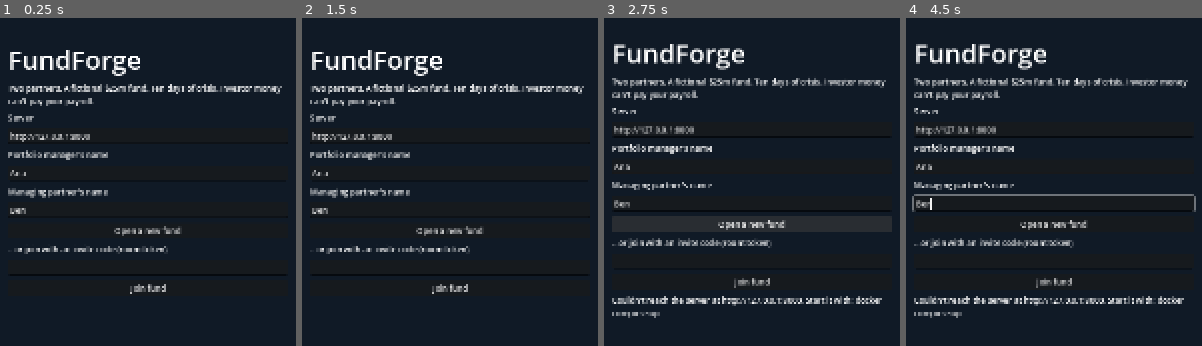
Above: before the commit, frames 1-4 (left to right).
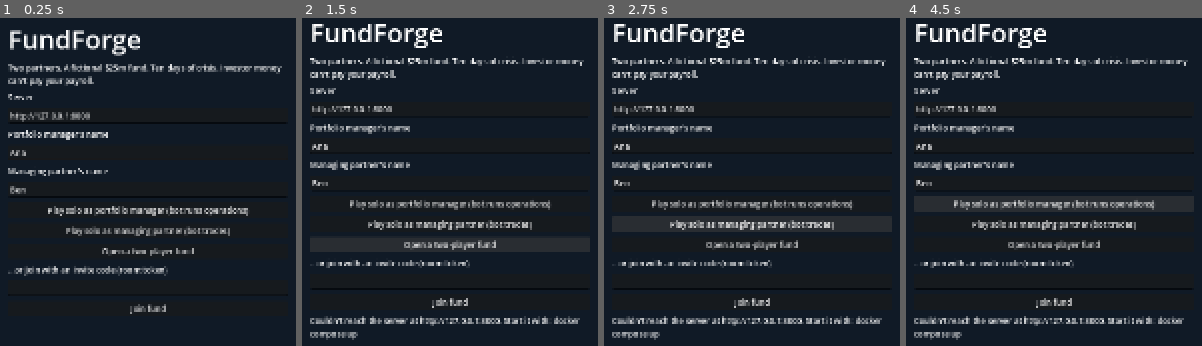
Above: after the commit, the same moments.

Repository: krishbansalofficial/fundforge
Game: Godot game, scene res://scenes/main.tscn
Two runs of this game, one before a commit and one after it. Both use one fixed random seed, a clock stepped at 60 frames per second and the inputs below.
Inputs (mouse positions are in pixels of both pictures, inside the frame that each line leads up to):
- Up to frame 1 (0.25 s): no input
- Up to frame 2 (1.5 s): click (450, 250) at 0.5 s, where only the run after the commit has a clickable "Open a two-player fund"; click (450, 244) at 1.25 s, where only the run after the commit has a clickable "Open a two-player fund"
- Up to frame 3 (2.75 s): click (752, 231) at 2 s, where only the run before the commit has a clickable "Open a new fund"
- Up to frame 4 (4.5 s): click (1054, 224) at 2.75 s, where only the run before the commit has a clickable "Open a new fund"; click (1054, 224) at 3.5 s, where only the run before the commit has a clickable "Open a new fund"; click (1054, 204) at 4.25 s, where only the run after the commit has a clickable "Play solo as portfolio manage…"

The runs differ from the first frame. In frame 1, 13% of the frame differs, in the area x 2-96%, y 3-91%; in frame 2, 17%, in the area x 2-98%, y 1-99%; in frame 3, 15%; in frame 4, 17%.

Commit message:
feat(game): solo play from the menu with the bot partner's messages in the desk feed

Diff:
--- a/game/scripts/api.gd
+++ b/game/scripts/api.gd
@@ -60,10 +60,12 @@
 			"status": status, "data": data, "network_error": res[0] != HTTPRequest.RESULT_SUCCESS}
 
 
-func create_room(url: String, pm_name: String, mp_name: String) -> Dictionary:
+func create_room(url: String, pm_name: String, mp_name: String, solo_role := "") -> Dictionary:
 	base_url = url.trim_suffix("/")
-	return await request(HTTPClient.METHOD_POST, "/api/rooms",
-			{"scenario": "case1", "pm_name": pm_name, "mp_name": mp_name})
+	var body := {"scenario": "case1", "pm_name": pm_name, "mp_name": mp_name}
+	if solo_role != "":
+		body["solo_role"] = solo_role
+	return await request(HTTPClient.METHOD_POST, "/api/rooms", body)
 
 
 ## Send one game command. A network failure is retried once with the SAME key, so the server
--- a/game/scripts/hud.gd
+++ b/game/scripts/hud.gd
@@ -194,12 +194,17 @@
 	var ratio := WorldRules.headroom_ratio(f)
 	_headroom.value = minf(ratio, 1.6)
 	_headroom.modulate = Color("#e05a4a") if ratio < 1.0 else (Color("#e0a14a") if ratio < 1.05 else Color("#6cbf8f"))
+	var items: Array = []
+	for n in v.get("notices", []):
+		var col: String = {"alert": "#ff7a6a", "market": "#f0c27a", "research": "#8fd6a8"}.get(n.get("kind", ""), "#dfe7ef")
+		items.append([n.get("day", 0), "[color=%s]%s[/color]" % [col, n.get("text", "")]])
+	var names: Dictionary = v.get("names", {})
+	for m in v.get("chat", []):
+		items.append([m.get("day", 0), "[color=#9fd0ff][b]%s:[/b] %s[/color]" % [names.get(m.get("role", ""), m.get("role", "")), m.get("text", "")]])
+	items.sort_custom(func(a, b): return a[0] < b[0])
 	var lines := ""
-	var notices: Array = v.get("notices", [])
-	for i in range(maxi(0, notices.size() - 8), notices.size()):
-		var n: Dictionary = notices[i]
-		var col: String = {"alert": "#ff7a6a", "market": "#f0c27a", "research": "#8fd6a8"}.get(n.get("kind", ""), "#dfe7ef")
-		lines += "[color=#8aa0b8]Day %d[/color]  [color=%s]%s[/color]\n" % [n.get("day", 0), col, n.get("text", "")]
+	for i in range(maxi(0, items.size() - 9), items.size()):
+		lines += "[color=#8aa0b8]Day %d[/color]  %s\n" % [items[i][0], items[i][1]]
 	_feed.text = lines
 	if _panel.visible:
 		_render_panel(_open_location)
--- a/game/scripts/main.gd
+++ b/game/scripts/main.gd
@@ -62,14 +62,30 @@
 	var mp := _field(v, "Managing partner's name", "Ben")
 	var status := Label.new()
 	status.autowrap_mode = TextServer.AUTOWRAP_WORD_SMART
+	var solo_pm := Button.new()
+	solo_pm.text = "Play solo as portfolio manager (bot runs operations)"
+	v.add_child(solo_pm)
+	var solo_mp := Button.new()
+	solo_mp.text = "Play solo as managing partner (bot trades)"
+	v.add_child(solo_mp)
 	var open := Button.new()
-	open.text = "Open a new fund"
+	open.text = "Open a two-player fund"
 	v.add_child(open)
 	var code := _field(v, "...or join with an invite code (room:token)", "")
 	var join := Button.new()
 	join.text = "Join fund"
 	v.add_child(join)
 	v.add_child(status)
+	for spec in [[solo_pm, "pm"], [solo_mp, "mp"]]:
+		var role: String = spec[1]
+		(spec[0] as Button).pressed.connect(func():
+			status.text = "Opening..."
+			var res: Dictionary = await Api.create_room(server.text, pm.text, mp.text, role)
+			if not res["ok"]:
+				status.text = "Couldn't reach the server at %s. Start it with: docker compose up" % server.text
+				return
+			var d: Dictionary = res["data"]
+			_enter(server.text, d["room_id"], d["tokens"][role]))
 	open.pressed.connect(func():
 		status.text = "Opening..."
 		var res: Dictionary = await Api.create_room(server.text, pm.text, mp.text)
